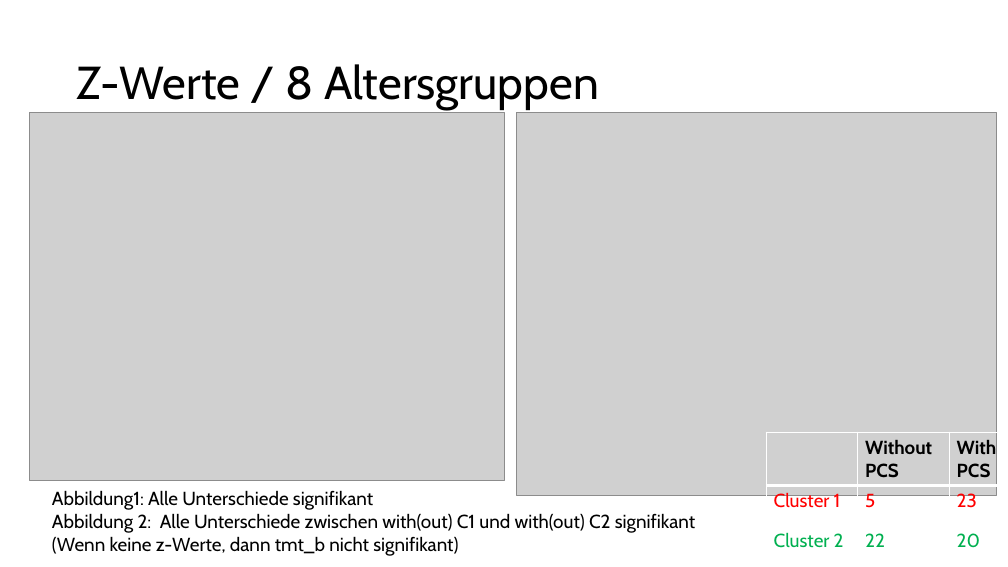
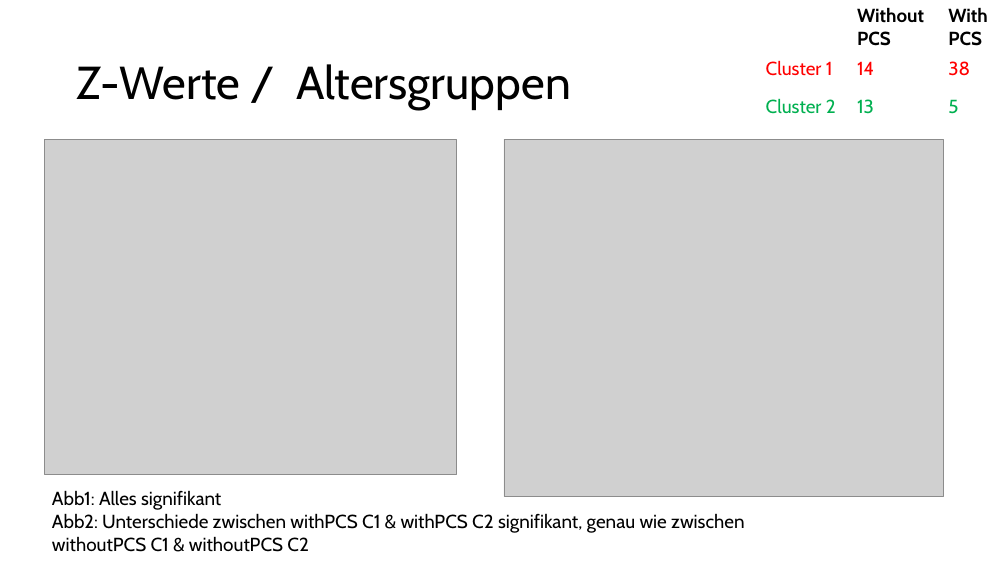
Before and after one commit to JankaMarlene/masters_thesis, a slide deck: slide 8 of presentations/Clustering.pptx. Drawn at 1008x567 pixels with LibreOffice and Linux fonts; fonts in the diff are those of the drawing; grey boxes stand for pictures. Boxes give left, top, right and bottom in pixels: in the first picture for what was removed or moved away, otherwise in the second. Text is boxed around its words. In the diff, an @@ line names an element or a change of style, - is before the commit and + after.

```diff
--- a/presentations/Clustering.pptx
+++ b/presentations/Clustering.pptx
@@ table at (758, 0, 1008, 131) @@
-row 2, column 2: 5
+row 2, column 2: 14
-row 2, column 3: 23
+row 2, column 3: 38
-row 3, column 2: 22
+row 3, column 2: 13
-row 3, column 3: 20
+row 3, column 3: 5
@@ table: place and size @@
-table at (766, 433, 1008, 566)
+table at (758, 0, 1008, 131)
@@ title at (77, 64, 571, 110): text changed @@
-Z-Werte / 8 Altersgruppen
+Z-Werte / Altersgruppen
@@ picture: place and size @@
-picture at (29, 113, 504, 481)
+picture at (45, 139, 457, 475)
@@ picture: place and size @@
-picture at (516, 113, 997, 495)
+picture at (504, 139, 944, 497)
@@ text at (52, 490, 744, 552): text changed @@
-Abbildung1: Alle Unterschiede signifikant
-Abbildung 2: Alle Unterschiede zwischen with(out) C1 und with(out) C2 signifikant (Wenn keine z-Werte, dann tmt_b nicht signifikant)
+Abb1: Alles signifikant
+Abb2: Unterschiede zwischen withPCS C1 & withPCS C2 signifikant, genau wie zwischen withoutPCS C1 & withoutPCS C2
```
Also in this commit, not shown: 6 other slides changed, 9 slides removed.
